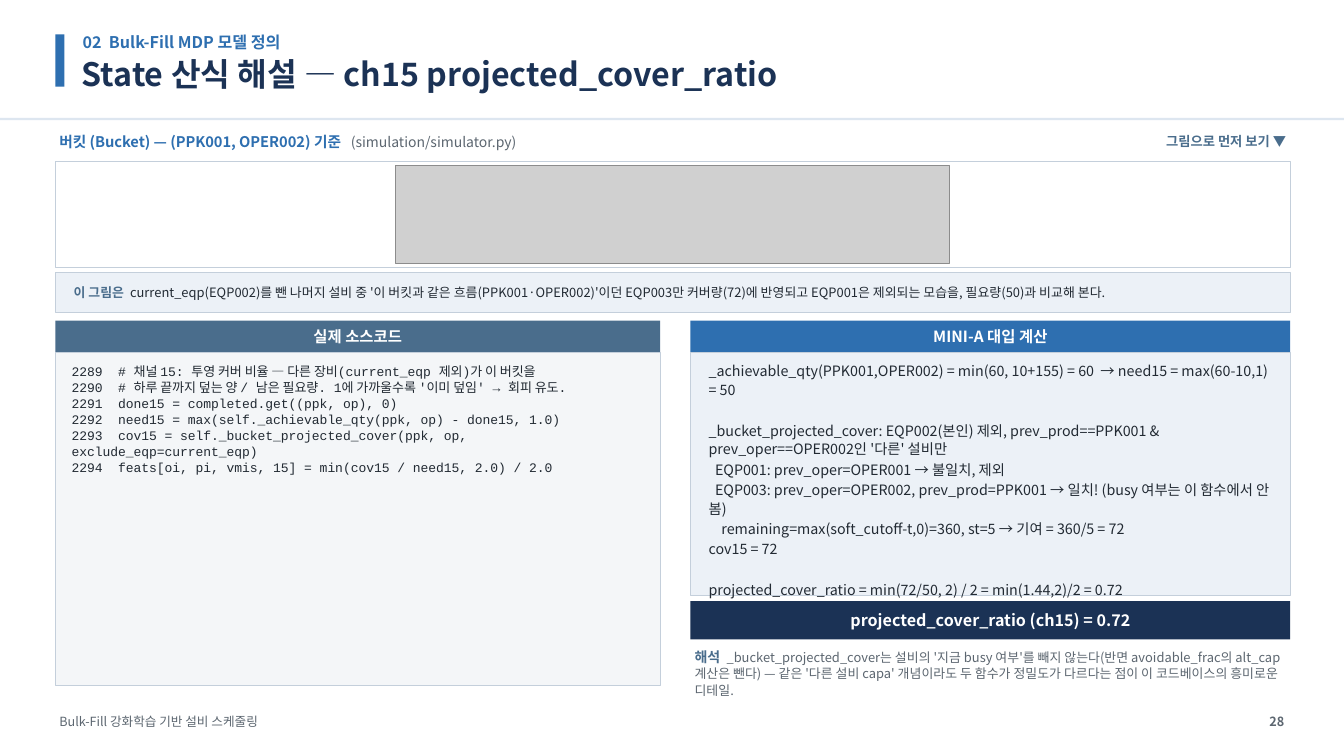
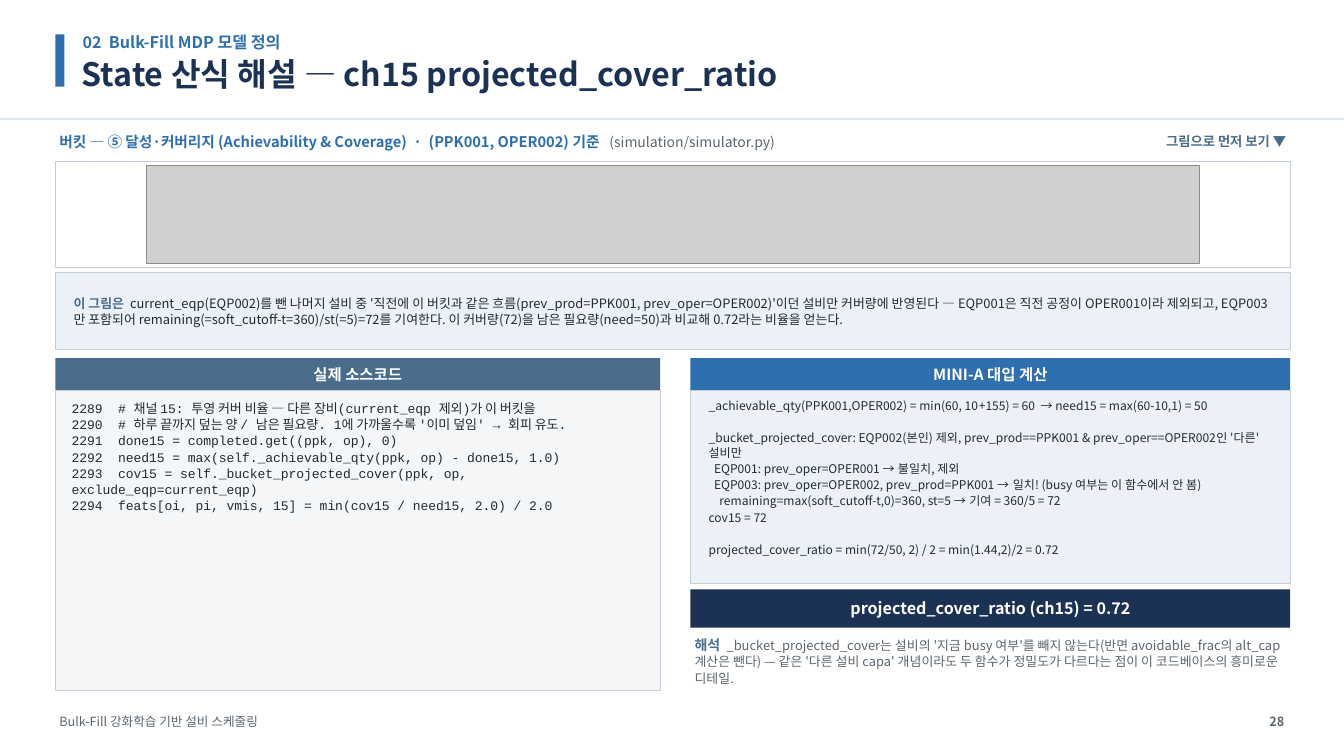
Before and after one commit to relighting123/pjt_scheduling, a slide deck: slide 28 of docs/BulkFill_스케줄링_발표자료.pptx. Drawn at 1344x756 pixels with LibreOffice and Linux fonts; fonts in the diff are those of the drawing; grey boxes stand for pictures. Boxes give left, top, right and bottom in pixels: in the first picture for what was removed or moved away, otherwise in the second. Text is boxed around its words. In the diff, an @@ line names an element or a change of style, - is before the commit and + after.

```diff
--- a/docs/BulkFill_스케줄링_발표자료.pptx
+++ b/docs/BulkFill_스케줄링_발표자료.pptx
@@ text at <box>59,134,774,151</box>: text changed @@
-버킷 (Bucket) — (PPK001, OPER002) 기준 (simulation/simulator.py)
+버킷 — ⑤ 달성·커버리지 (Achievability & Coverage) · (PPK001, OPER002) 기준 (simulation/simulator.py)
@@ picture: place and size @@
-picture at <box>396,165,950,263</box>
+picture at <box>146,165,1199,263</box>
@@ rectangle: place and size @@
-rectangle at <box>55,272,1291,313</box>
+rectangle at <box>55,272,1291,350</box>
@@ text at <box>74,297,1218,327</box>: text changed @@
-이 그림은 current_eqp(EQP002)를 뺀 나머지 설비 중 '이 버킷과 같은 흐름(PPK001·OPER002)'이던 EQP003만 커버량(72)에 반영되고 EQP001은 제외되는 모습을, 필요량(50)과 비교해 본다.
+이 그림은 current_eqp(EQP002)를 뺀 나머지 설비 중 '직전에 이 버킷과 같은 흐름(prev_prod=PPK001, prev_oper=OPER002)'이던 설비만 커버량에 반영된다 — EQP001은 직전 공정이 OPER001이라 제외되고, EQP003만 포함되어 remaining(=soft_cutoff-t=360)/st(=5)=72를 기여한다. 이 커버량(72)을 남은 필요량(need=50)과 비교해 0.72라는 비율을 얻는다.
@@ 2 texts, 2 rectangles: place and size @@
-2 texts, 2 rectangles at <box>55,321,1291,353</box>
+2 texts, 2 rectangles at <box>55,358,1291,390</box>
@@ rectangle: place and size @@
-rectangle at <box>55,353,660,686</box>
+rectangle at <box>55,390,660,691</box>
@@ text "2289 # 채널 15: 투영 ...": place and size @@
-text "2289 # 채널 15: 투영 ..." at <box>72,365,567,475</box>
+text "2289 # 채널 15: 투영 ..." at <box>72,402,567,513</box>
@@ rectangle: place and size @@
-rectangle at <box>691,353,1291,595</box>
+rectangle at <box>691,390,1291,583</box>
@@ text "_achievable_qty(PPK001,OPER002) = min(60, 10+155) = ...": place and size @@
-text "_achievable_qty(PPK001,OPER002) = min(60, 10+155) = ..." at <box>709,364,1269,599</box>
+text "_achievable_qty(PPK001,OPER002) = min(60, 10+155) = ..." at <box>709,400,1259,557</box>
@@ text "_achievable_qty(PPK001,OPER002) = min(60, 10+155) = ..." at <box>709,400,1259,557</box>: size 10.2 to 8.6 pt; line spacing 1.1 to 1.02 @@
@@ text "projected_cover_ratio (ch15) = 0.72": place and size @@
-text "projected_cover_ratio (ch15) = 0.72" at <box>850,612,1131,630</box>
+text "projected_cover_ratio (ch15) = 0.72" at <box>850,600,1131,618</box>
@@ rectangle: place and size @@
-rectangle at <box>691,601,1291,639</box>
+rectangle at <box>691,590,1291,628</box>
@@ text "해석 _bucket_projected_cover는 설비의 '지금 busy ...": place and size @@
-text "해석 _bucket_projected_cover는 설비의 '지금 busy ..." at <box>695,650,1280,696</box>
+text "해석 _bucket_projected_cover는 설비의 '지금 busy ..." at <box>695,638,1280,684</box>
```
Also in this commit, not shown: 17 other slides changed, 19 other files.
